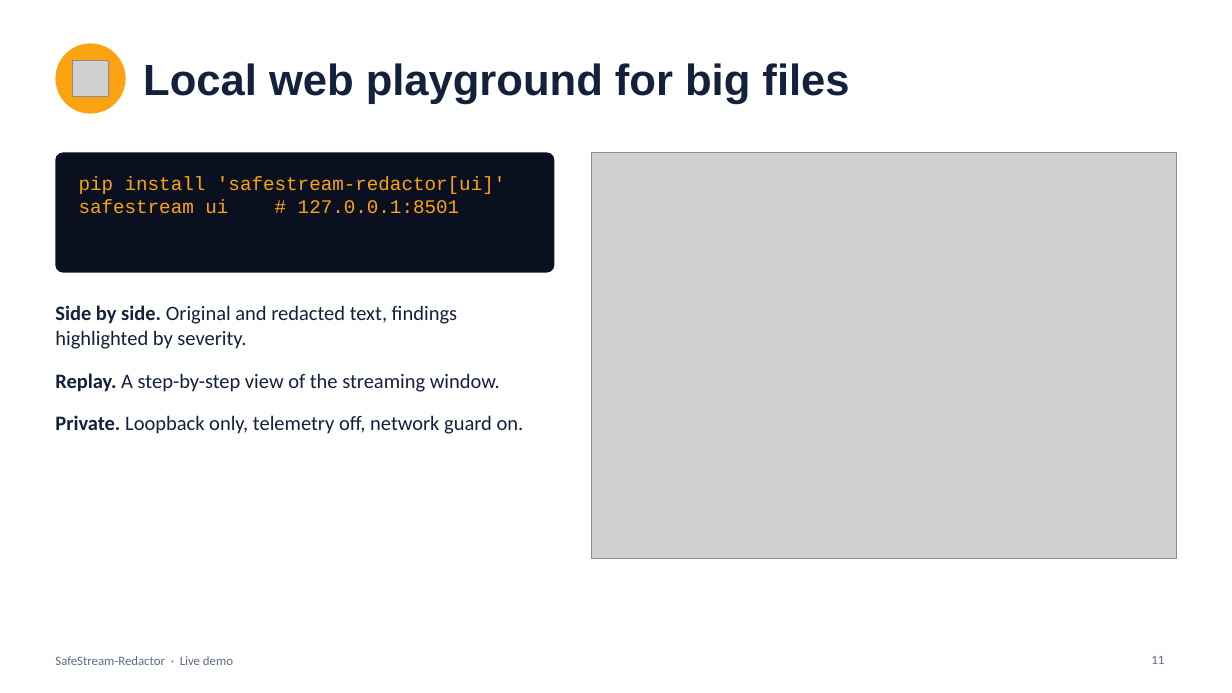
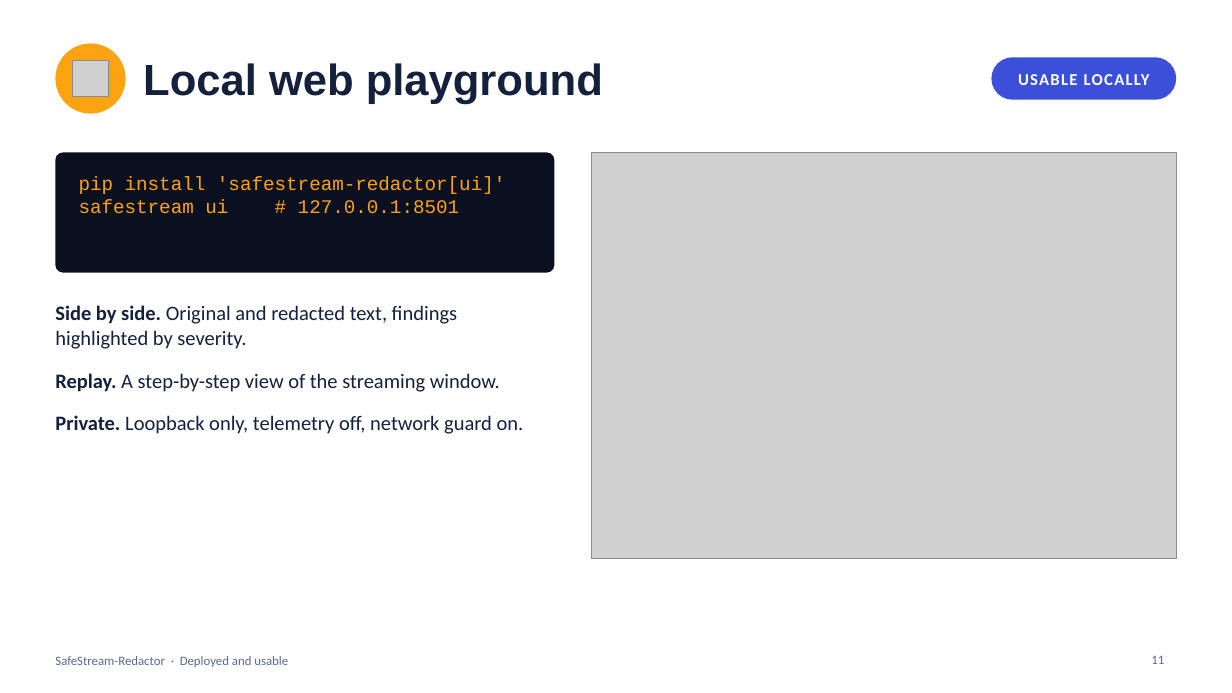
Before and after one commit to MounishSenisetty/SafeStream-Redactor, a slide deck: slide 11 of docs/SafeStream-Redactor-Demo.pptx. Drawn at 1232x693 pixels with LibreOffice and Linux fonts; fonts in the diff are those of the drawing; grey boxes stand for pictures. Boxes give left, top, right and bottom in pixels: in the first picture for what was removed or moved away, otherwise in the second. Text is boxed around its words. In the diff, an @@ line names an element or a change of style, - is before the commit and + after.

```diff
--- a/docs/SafeStream-Redactor-Demo.pptx
+++ b/docs/SafeStream-Redactor-Demo.pptx
@@ rounded rectangle added at bbox=[992, 57, 1177, 100], fill #3B4FD8 @@
@@ title at bbox=[143, 63, 603, 104]: text changed @@
-Local web playground for big files
+Local web playground
@@ text added at bbox=[1018, 74, 1150, 85], 13 pt, text #FFFFFF, bold @@
+USABLE LOCALLY
@@ text at bbox=[55, 656, 288, 667]: text changed @@
-SafeStream-Redactor · Live demo
+SafeStream-Redactor · Deployed and usable
```
Also in this commit, not shown: 14 other slides changed, 1 slide added, 1 slide removed.
